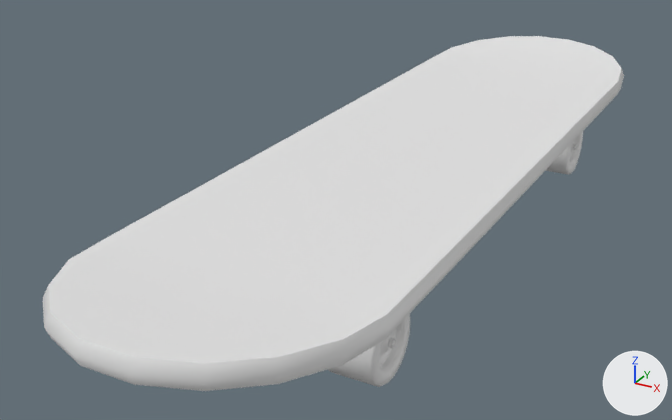
One commit to the FBX model Assets/0_RoomInvaders/Models2.0/FBX/63.fbx: the scene before it, then after it.
Rendered twice from a camera (50 mm lens) standing at (0.383, -0.88, 0.349) and looking at (-0.072, -0.053, -0.065). The lights are fixed; the arrows at lower right show +X, +Y and +Z. Where no turn or scale is listed for an object, it has been applied to the vertices.
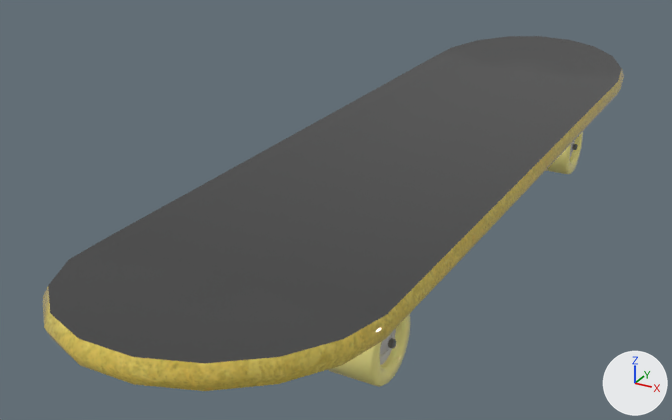
Scene script edits in JSON lines:
```json
{"op": "add", "block": "img_ruedas_material__31_albedo_png", "code": ["img_ruedas_material__31_albedo_png = load_image('Ruedas_Material #31_Albedo.png', '../../Materials/63/Ruedas/Ruedas_Material #31_Albedo.png', 1024, 1024, 'sRGB')"]}
{"op": "add", "block": "img_ruedas_material__32_albedo_png", "code": ["img_ruedas_material__32_albedo_png = load_image('Ruedas_Material #32_Albedo.png', '../../Materials/63/Ruedas/Ruedas_Material #32_Albedo.png', 1024, 1024, 'sRGB')"]}
{"op": "add", "block": "img_tabla_albedo_png", "code": ["img_tabla_albedo_png = load_image('tabla_Albedo.png', '../../Materials/63/tabla/tabla_Albedo.png', 2048, 2048, 'sRGB')"]}
{"op": "add", "block": "mat_material__31", "code": ["mat_material__31 = principled_material('Material #31')", "mat_material__31.texture = img_ruedas_material__31_albedo_png", "mat_material__31.roughness = 0.0"]}
{"op": "add", "block": "mat_material__32", "code": ["mat_material__32 = principled_material('Material #32')", "mat_material__32.texture = img_ruedas_material__32_albedo_png", "mat_material__32.roughness = 0.0"]}
{"op": "add", "block": "mat_01___default", "code": ["mat_01___default = principled_material('01 - Default')", "mat_01___default.texture = img_tabla_albedo_png", "mat_01___default.roughness = 0.0"]}
{"block": "me_mesh", "where": "me_mesh.from_pydata(...)  # 104 vertices, 120 faces; spans x -0.137..0.137, y -0.501..0.501, z -0.014..0.023"}
{"op": "add", "block": "me_mesh", "code": "me_mesh.materials.append(mat_01___default)  # picture img_tabla_albedo_png"}
{"block": "me_mesh_001", "where": "me_mesh_001.from_pydata(...)  # 1440 vertices, 1368 faces; spans x -0.109..0.104, y -0.312..0.312, z -0.1..-0.026"}
{"block": "me_mesh_001", "where": "# used by ob_object001; location = (0.0, 0.0, 0.0)"}
{"block": "me_mesh_001", "change": "me_mesh_001 part 1: 792 of the faces centred in x -0.108..0.104, y -0.311..0.311, z -0.1..-0.026 switch from no material to mat_material__31 (picture img_ruedas_material__31_albedo_png)"}
{"block": "me_mesh_001", "change": "me_mesh_001 part 2: 144 of the faces centred in x 0.059..0.101, y -0.292..-0.257, z -0.081..-0.045 switch from no material to mat_material__32 (picture img_ruedas_material__32_albedo_png)"}
```

Changed parts and their boxes [x1, y1, x2, y2] in the pictures (672 x 420 px):
```json
{"object": "Cylinder001", "change": "recoloured", "before": [43, 36, 624, 391], "after": [43, 36, 624, 391], "on screen": "white to grey"}
{"part": 1, "of": "me_mesh_001", "change": "recoloured", "before": [328, 132, 583, 387], "after": [328, 132, 583, 387], "on screen": "grey to yellow"}
{"part": 2, "of": "me_mesh_001", "change": "recoloured", "before": [380, 329, 396, 365], "after": [380, 329, 396, 365]}
```
